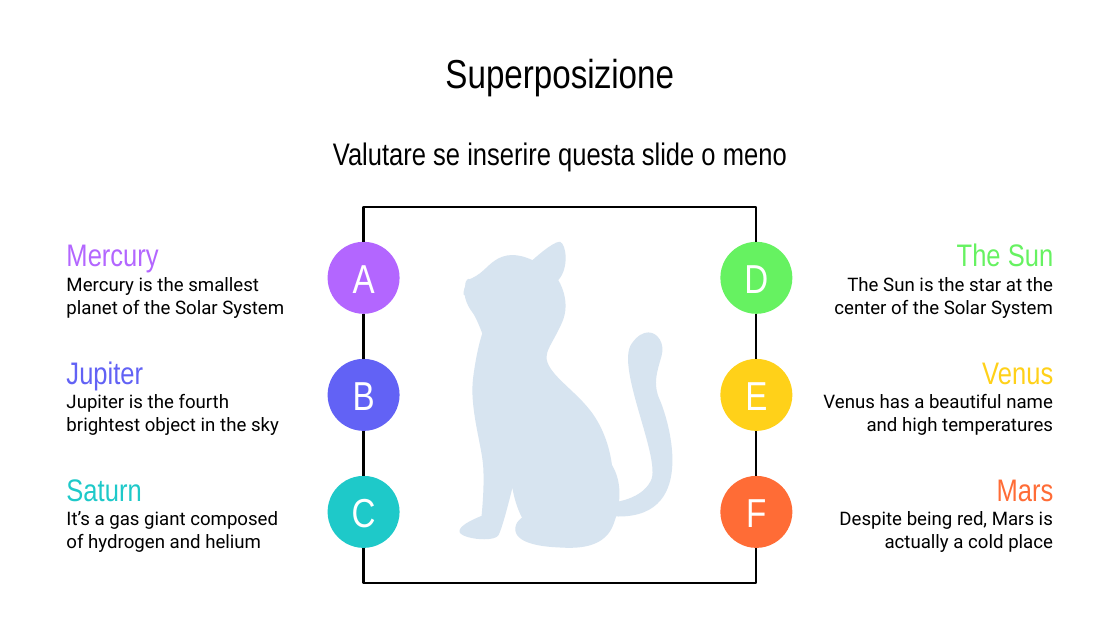
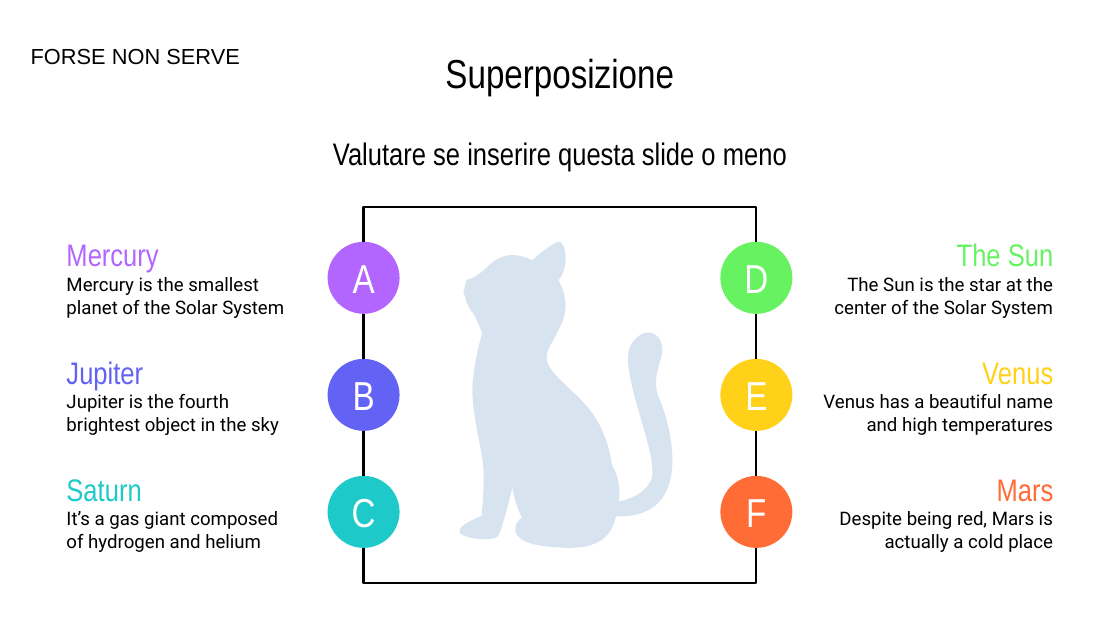
Before and after one commit to Moriarty2002/quantum-information, a slide deck: slide 4 of docs/elaborato.pptx (slide 5 before the commit). Drawn at 1120x630 pixels with LibreOffice and Linux fonts; fonts in the diff are those of the drawing. Boxes give left, top, right and bottom in pixels: in the first picture for what was removed or moved away, otherwise in the second. Text is boxed around its words. In the diff, an @@ line names an element or a change of style, - is before the commit and + after.

```diff
--- a/docs/elaborato.pptx
+++ b/docs/elaborato.pptx
@@ text added at box(31, 48, 239, 65), 14 pt, text #000000 @@
+FORSE NON SERVE
```
Also in this commit, not shown: 4 other slides changed, 8 slides added, 8 slides removed.
